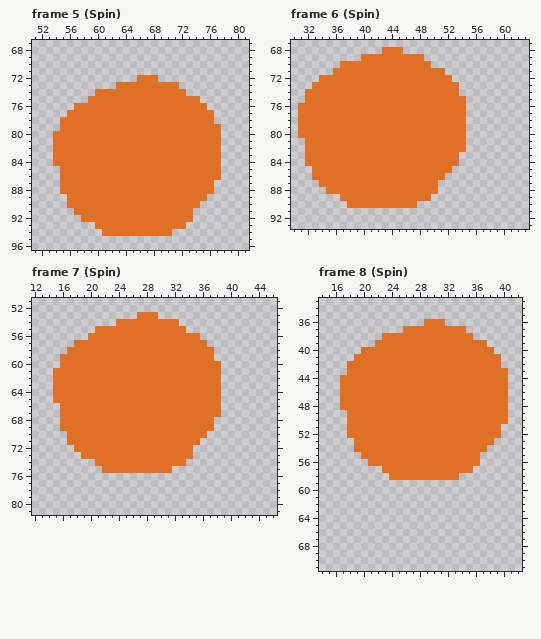
Two versions of one pixel-art file, examples/spinner.aseprite. This is how it looked before the edit.
128x128 pixels, 9 frames. Shown: frame 5 (Spin): x 51..81, y 67..96; frame 6 (Spin): x 30..63, y 67..93; frame 7 (Spin): x 12..46, y 51..81; frame 8 (Spin): x 14..42, y 33..71. The commit also changed other frames, which this record leaves out.
The same view after the edit:
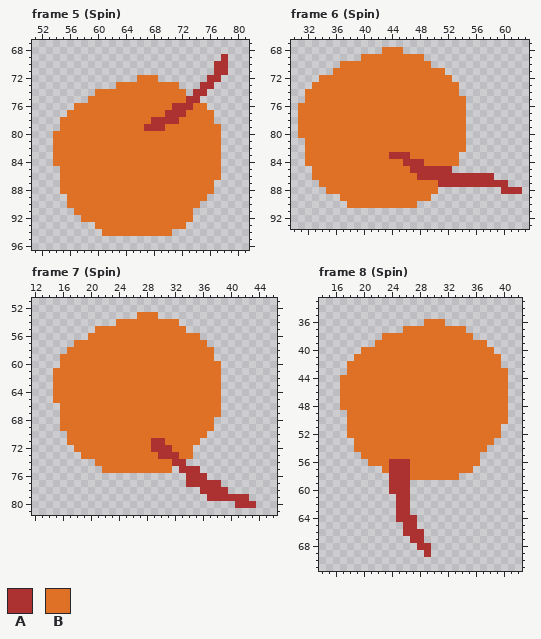
Palette (. is transparent): A #ac3232  B #df7126
From old to new:
{"where": "frame 5 (Spin)"}
{"frame":5,"y":69,"x":78,"old":".","new":"A"}
{"frame":5,"y":70,"x":77,"old":"..","new":"AA"}
{"frame":5,"y":71,"x":77,"old":"..","new":"AA"}
{"frame":5,"y":72,"x":76,"old":"..","new":"AA"}
{"frame":5,"y":73,"x":75,"old":"..","new":"AA"}
{"frame":5,"y":74,"x":74,"old":"..","new":"AA"}
{"frame":5,"y":75,"x":73,"old":"BB","new":"AA"}
{"frame":5,"y":76,"x":71,"old":"BBB","new":"AAA"}
{"frame":5,"y":77,"x":70,"old":"BBB","new":"AAA"}
{"frame":5,"y":78,"x":68,"old":"BBBB","new":"AAAA"}
{"frame":5,"y":79,"x":67,"old":"BBB","new":"AAA"}
{"where": "frame 6 (Spin)"}
{"frame":6,"y":83,"x":44,"old":"BBB","new":"AAA"}
{"frame":6,"y":84,"x":46,"old":"BBB","new":"AAA"}
{"frame":6,"y":85,"x":47,"old":"BBBBBB","new":"AAAAAA"}
{"frame":6,"y":86,"x":48,"old":"BBBB.......","new":"AAAAAAAAAAA"}
{"frame":6,"y":87,"x":51,"old":"..........","new":"AAAAAAAAAA"}
{"frame":6,"y":88,"x":60,"old":"...","new":"AAA"}
{"where": "frame 7 (Spin)"}
{"frame":7,"y":71,"x":29,"old":"BB","new":"AA"}
{"frame":7,"y":72,"x":29,"old":"BBB","new":"AAA"}
{"frame":7,"y":73,"x":30,"old":"BBB","new":"AAA"}
{"frame":7,"y":74,"x":32,"old":"BB","new":"AA"}
{"frame":7,"y":75,"x":33,"old":"...","new":"AAA"}
{"frame":7,"y":76,"x":34,"old":"...","new":"AAA"}
{"frame":7,"y":77,"x":34,"old":".....","new":"AAAAA"}
{"frame":7,"y":78,"x":36,"old":"....","new":"AAAA"}
{"frame":7,"y":79,"x":37,"old":"......","new":"AAAAAA"}
{"frame":7,"y":80,"x":41,"old":"...","new":"AAA"}
{"where": "frame 8 (Spin)"}
{"frame":8,"y":56,"x":24,"old":"BBB","new":"AAA"}
{"frame":8,"y":57,"x":24,"old":"BBB","new":"AAA"}
{"frame":8,"y":58,"x":24,"old":"BBB","new":"AAA"}
{"frame":8,"y":59,"x":24,"old":"...","new":"AAA"}
{"frame":8,"y":60,"x":24,"old":"...","new":"AAA"}
{"frame":8,"y":61,"x":25,"old":"..","new":"AA"}
{"frame":8,"y":62,"x":25,"old":"..","new":"AA"}
{"frame":8,"y":63,"x":25,"old":"..","new":"AA"}
{"frame":8,"y":64,"x":25,"old":"...","new":"AAA"}
{"frame":8,"y":65,"x":26,"old":"..","new":"AA"}
{"frame":8,"y":66,"x":26,"old":"...","new":"AAA"}
{"frame":8,"y":67,"x":27,"old":"..","new":"AA"}
{"frame":8,"y":68,"x":28,"old":"..","new":"AA"}
{"frame":8,"y":69,"x":29,"old":".","new":"A"}
{"label":"changed","picture_box":[144,54,228,131]}
{"label":"changed","picture_box":[389,152,522,194]}
{"label":"changed","picture_box":[151,438,256,508]}
{"label":"changed","picture_box":[389,459,431,557]}
